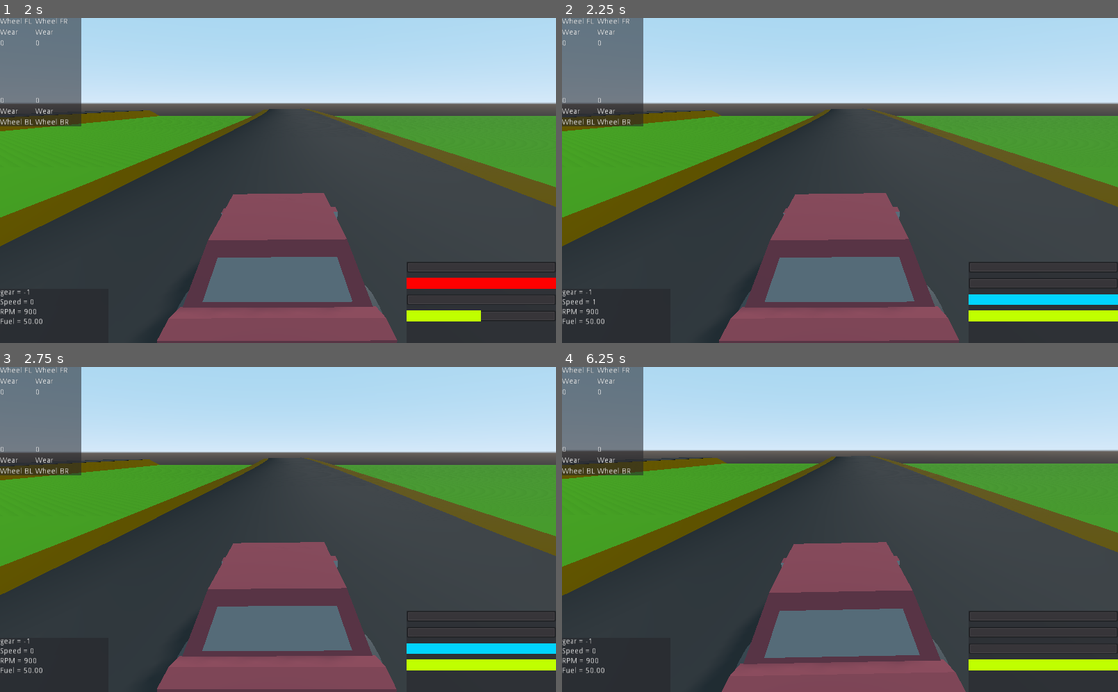
Above: before the commit, frames 1-4 (two rows, left to right).
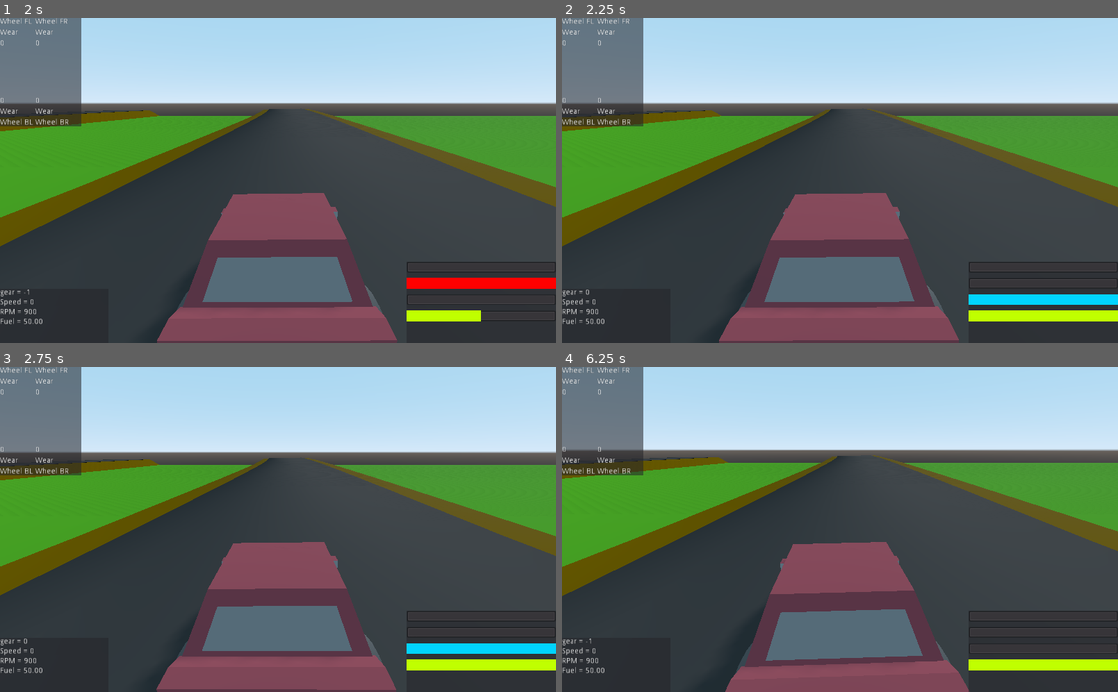
Above: after the commit, the same moments.

Repository: Dechode/Godot-Advanced-Vehicle
Game: Godot game, scene res://levels/world.tscn
The game is run twice, just before and just after one commit, with the same random seed, the same clock (stepped at 60 frames per second) and the same inputs.
Inputs:
- Up to frame 1 (2 s): hold Right (SteerRight) 0.53-1.28 s; hold C (Clutch) 0.53-1.28 s; hold Down (Brake) from 1.28 s (still down); tap Up (Throttle) at 1.35 s
- Up to frame 2 (2.25 s): tap Enter at 2 s; release Down (Brake) at 2.03 s; hold Right (SteerRight) from 2.03 s (still down); hold C (Clutch) from 2.03 s (still down)
- Up to frame 3 (2.75 s): keep holding Right (SteerRight); keep holding C (Clutch)
- Up to frame 4 (6.25 s): release Right (SteerRight) at 2.78 s; release C (Clutch) at 2.78 s; hold A (ShiftUp) 2.78-3.53 s; tap Up (Throttle) at 2.85, 4.35, 5.85 s; tap Space (Handbrake) at 3.5 s; hold C (Clutch) 3.53-4.28 s; hold Left (SteerLeft) 3.53-5.03 s; hold Down (Brake) 5.03-5.78 s; hold C (Clutch) 5.03-5.78 s; tap Enter at 5.75 s; hold Right (SteerRight) from 5.78 s (still down)

Frame 1 is identical in both runs. In frame 2, less than 0.1% of the frame differs, in the area x 4-97%, y 28-100%; in frame 3, 0.2%; in frame 4, 1.9%, in the area x 0-100%, y 25-100%.

Commit message:
Fix for reversing

Diff:
--- a/project.godot
+++ b/project.godot
@@ -74,7 +74,7 @@
 
 [application]
 
-config/name="AdvancedVehicleDemo"
+config/name="Advanced Vehicle Demo"
 run/main_scene="res://levels/world.tscn"
 config/icon="res://icon.png"
 
--- a/scripts/RigidBodyCar.gd
+++ b/scripts/RigidBodyCar.gd
@@ -145,26 +145,36 @@
 	rear_brake_force = max_brake_force * rear_brake_input * (1 - front_brake_bias) * 0.5 # Per wheel
 
 	if automatic:
+		var reversing = false
+
 		var shift_time = 700
 		var next_gear_rpm = 0
+
 		if selected_gear + 1 < gear_ratios.size():
 			next_gear_rpm = gear_ratios[selected_gear + 1] * final_drive
 
+		if selected_gear == -1:
+			reversing = true
+
 		# if torque is bigger in next gear change gear up
 #		if engineTorque(next_gear_rpm) > engine_net_torque:
-		if rpm > 0.8 * max_engine_rpm:
+		# if rpm is bigger in next gear change gear up
+		if rpm > 0.85 * max_engine_rpm:
 			if selected_gear >= 0:
 				if Time.get_ticks_msec() - last_shift_time > shift_time:
 					shiftUp()
 
-		elif selected_gear > 1 and rpm < 0.35 * max_engine_rpm:
+		elif selected_gear > 1 and rpm < 0.3 * max_engine_rpm:
 			if Time.get_ticks_msec() - last_shift_time > shift_time:
 				shiftDown()
 
-		elif selected_gear <= 1 and z_vel < 0.5 and brake_input > 0.2:
-			if Time.get_ticks_msec() - last_shift_time > shift_time:
-				shiftDown()
-
+		elif abs(selected_gear) <= 1 and abs(z_vel) < 0.5 and brake_input > 0.2:
+			if not reversing:
+				if Time.get_ticks_msec() - last_shift_time > shift_time:
+					shiftDown()
+			else:
+				if Time.get_ticks_msec() - last_shift_time > shift_time:
+					shiftUp()
 
 func _physics_process(delta):
 	local_vel = global_transform.basis.xform_inv((global_transform.origin - prev_pos) / delta)
